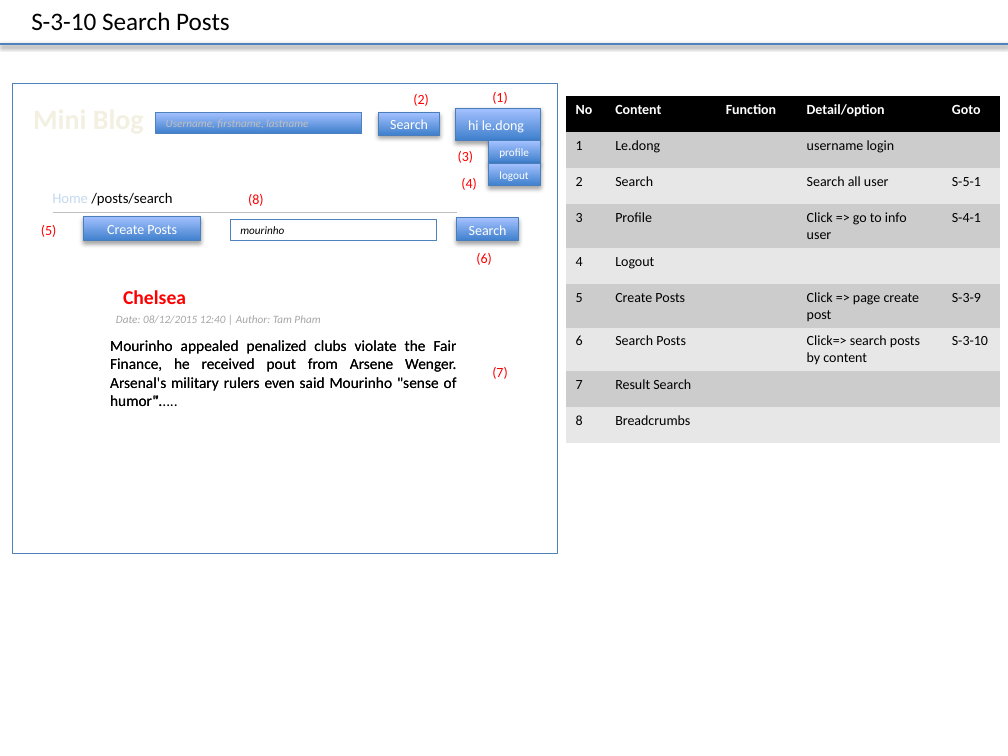
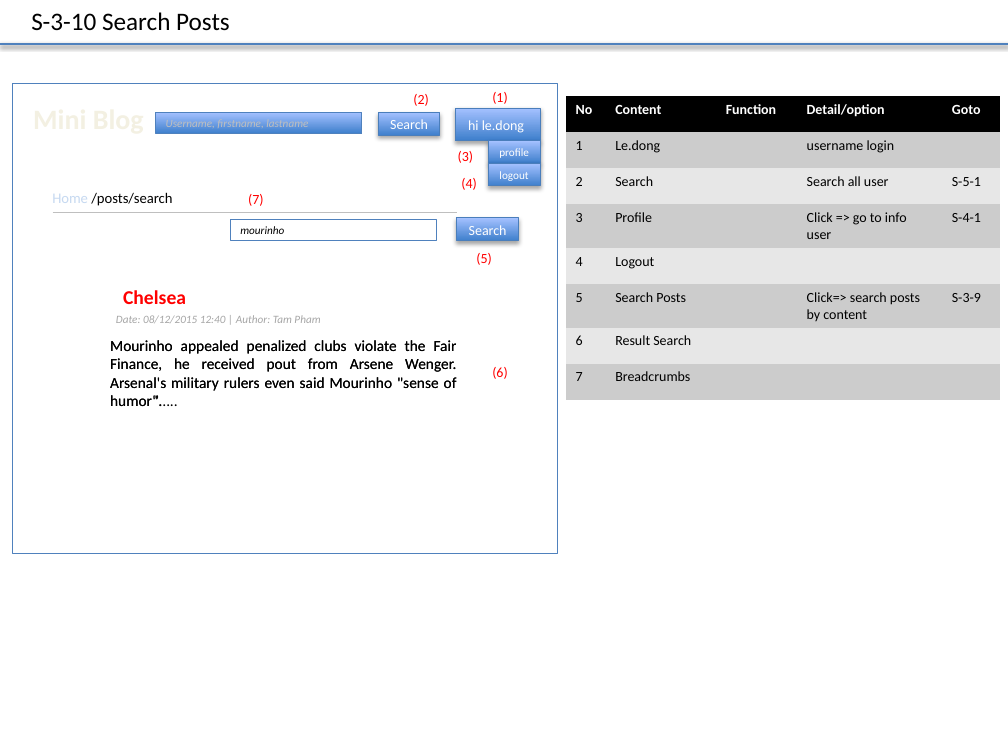
Before and after one commit to Mulodo-Java-Training/miniblog-le.dong, a slide deck: slide 12 of doc/frontend/wireframe/TRN-MiniBlog_WireframeDesign_DongLe.pptx. Drawn at 1008x756 pixels with LibreOffice and Linux fonts; fonts in the diff are those of the drawing. Boxes give left, top, right and bottom in pixels: in the first picture for what was removed or moved away, otherwise in the second. Text is boxed around its words. In the diff, an @@ line names an element or a change of style, - is before the commit and + after.

```diff
--- a/doc/frontend/wireframe/TRN-MiniBlog_WireframeDesign_DongLe.pptx
+++ b/doc/frontend/wireframe/TRN-MiniBlog_WireframeDesign_DongLe.pptx
@@ table at bbox=[565, 96, 1000, 399] @@
-row 6: 5 | Create Posts |  | Click => page create post | S-3-9
-row 7: 6 | Search Posts |  | Click=> search posts by content | S-3-10
-row 8: 7 | Result Search |  |  | 
-row 9: 8 | Breadcrumbs |  |  | 
+row 6: 5 | Search Posts |  | Click=> search posts by content | S-3-9
+row 7: 6 | Result Search |  |  | 
+row 8: 7 | Breadcrumbs |  |  | 
@@ text at bbox=[248, 194, 264, 206]: text changed @@
-(8)
+(7)
@@ text removed at bbox=[41, 225, 57, 237] @@
-(5)
@@ rectangle removed at bbox=[84, 217, 201, 241] @@
-Create Posts
@@ text at bbox=[476, 253, 492, 265]: text changed @@
-(6)
+(5)
@@ text at bbox=[492, 367, 508, 379]: text changed @@
-(7)
+(6)
```
Also in this commit, not shown: 6 other slides changed.
